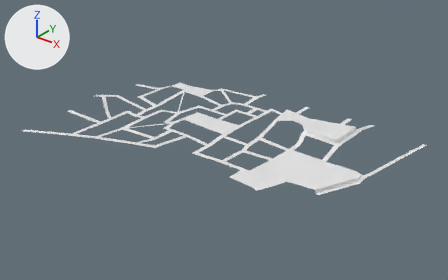
Before and after pictures for a commit that changed the Blender file Midnight phonky/Assets/3D modelos/Calle.blend.
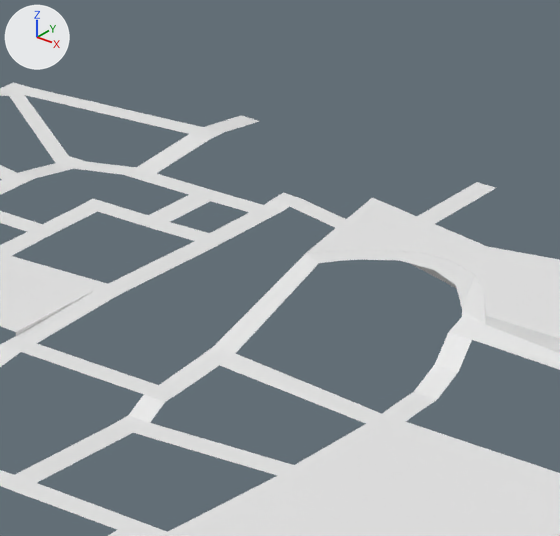
The first picture shows the older version from a 50 mm camera at (1131.0, -1817.0, 1070.0) aimed at (-267.0, -69.0, -13.0). The close-ups show both versions on the part from 49% to 72% of the width and 26% to 61% of the height of that picture; other places that the commit changed are outside them. Arrows for +X, +Y and +Z are at upper left; the lights stay in place.

Objects in the first close-up: 'Calle zona 1', 'Calle zona 1.001', 'Calle zona 1.002', 'Calle zona 1.003', 'Calle zona 1.005'.
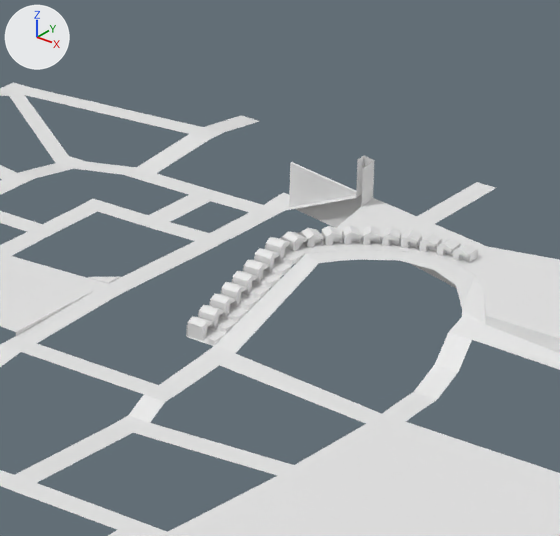
Location of each change, [x1, y1, x2, y2] in pixels of the close-ups (560 x 536 px):
'Base de casa.003', added
    after: [186, 237, 302, 346]
'Base de casa.001', added
    after: [301, 225, 478, 264]
'Base de casa.002', added
    after: [279, 231, 316, 257]
part 1 of me_plane_001, added
    after: [0, 156, 375, 291]

What changed in the scene script:
```text
Change me_plane_001:
    used by ob_calle_zona_1; location = (0.0, 0.0, 0.0)
    remove me_plane_001.from_pydata(...)  # 330 vertices, 190 faces; spans x -967.0..276.0, y -535.0..405.0, z -9.0..39.0
    add me_plane_001.from_pydata(...)  # 374 vertices, 224 faces; spans x -967.0..276.0, y -535.0..405.0, z -9.0..71.0
    me_plane_001 part 1: 44 vertices added at x -306.0..-173.0, y 34.0..285.0, z 0.0..71.0
Add me_cube_015:
    me_cube_015.from_pydata(...)  # 132 vertices, 51 faces; spans x -8.8..13.8, y -10.5..14.9, z -6.2..7.0
Add me_cube_013:
    me_cube_013.from_pydata(...)  # 157 vertices, 65 faces; spans x -17.7..32.2, y -12.4..15.5, z -14.7..14.0
Add me_cube_004:
    me_cube_004.from_pydata(...)  # 114 vertices, 40 faces; spans x -8.83..5.55, y -5.61..7.3, z -3.15..7.01
Add ob_base_de_casa_002:
    ob_base_de_casa_002 = bpy.data.objects.new('Base de casa.002', me_cube_015)
    ob_base_de_casa_002.location = (-168.6, 129.3, 42.5)
    ob_base_de_casa_002.rotation_euler = (0.0, 0.0, -0.321)  # degrees (0, 0, -18)
Add ob_base_de_casa_003:
    ob_base_de_casa_003 = bpy.data.objects.new('Base de casa.003', me_cube_013)
    ob_base_de_casa_003.location = (-172.7, 114.4, 42.4)
    ob_base_de_casa_003.rotation_euler = (0.0, 0.0, -0.00314)  # degrees (0, 0, -0.2)
    ob_base_de_casa_003.scale = (0.5, 0.5, 0.5)
    _m = ob_base_de_casa_003.modifiers.new('Array', 'ARRAY')
    _m.count = 8
    _m.relative_offset_displace = (0.0, -1.0, -0.3)
    _m.use_merge_vertices = True
    _m.use_merge_vertices_cap = True
    _m.merge_threshold = 0.18
Add ob_base_de_casa_001:
    ob_base_de_casa_001 = bpy.data.objects.new('Base de casa.001', me_cube_004)
    ob_base_de_casa_001.location = (-58.8, 189.6, 42.5)
    ob_base_de_casa_001.rotation_euler = (0.0, 0.0, -1.656)  # degrees (0, 0, -95)
    _m = ob_base_de_casa_001.modifiers.new('Array', 'ARRAY')
    _m.count = 9
    _m.constant_offset_displace = (3.26, -3.78, 0.0)
    _m.use_relative_offset = False
    _m.relative_offset_displace = (0.0, -1.0, 0.0)
    _m.use_merge_vertices = True
    _m.use_object_offset = True
    _m.offset_object = ob_empty_001
Add ob_empty_001:
    ob_empty_001 = bpy.data.objects.new('Empty.001', None)
    ob_empty_001.location = (-73.69, 190.2, 42.48)
    ob_empty_001.rotation_euler = (0.0, 0.0, -1.523)  # degrees (0, 0, -87)
```
